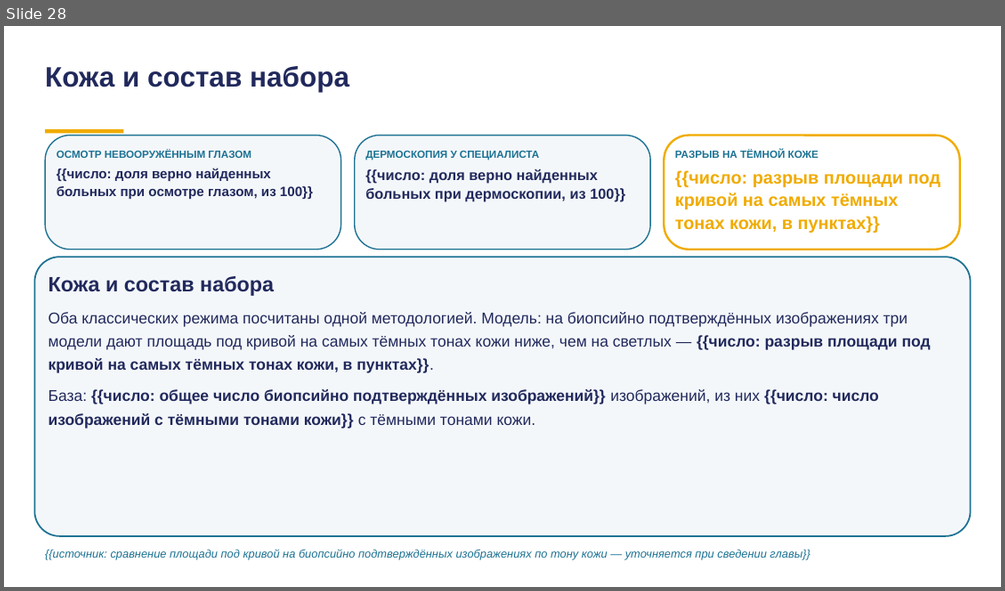
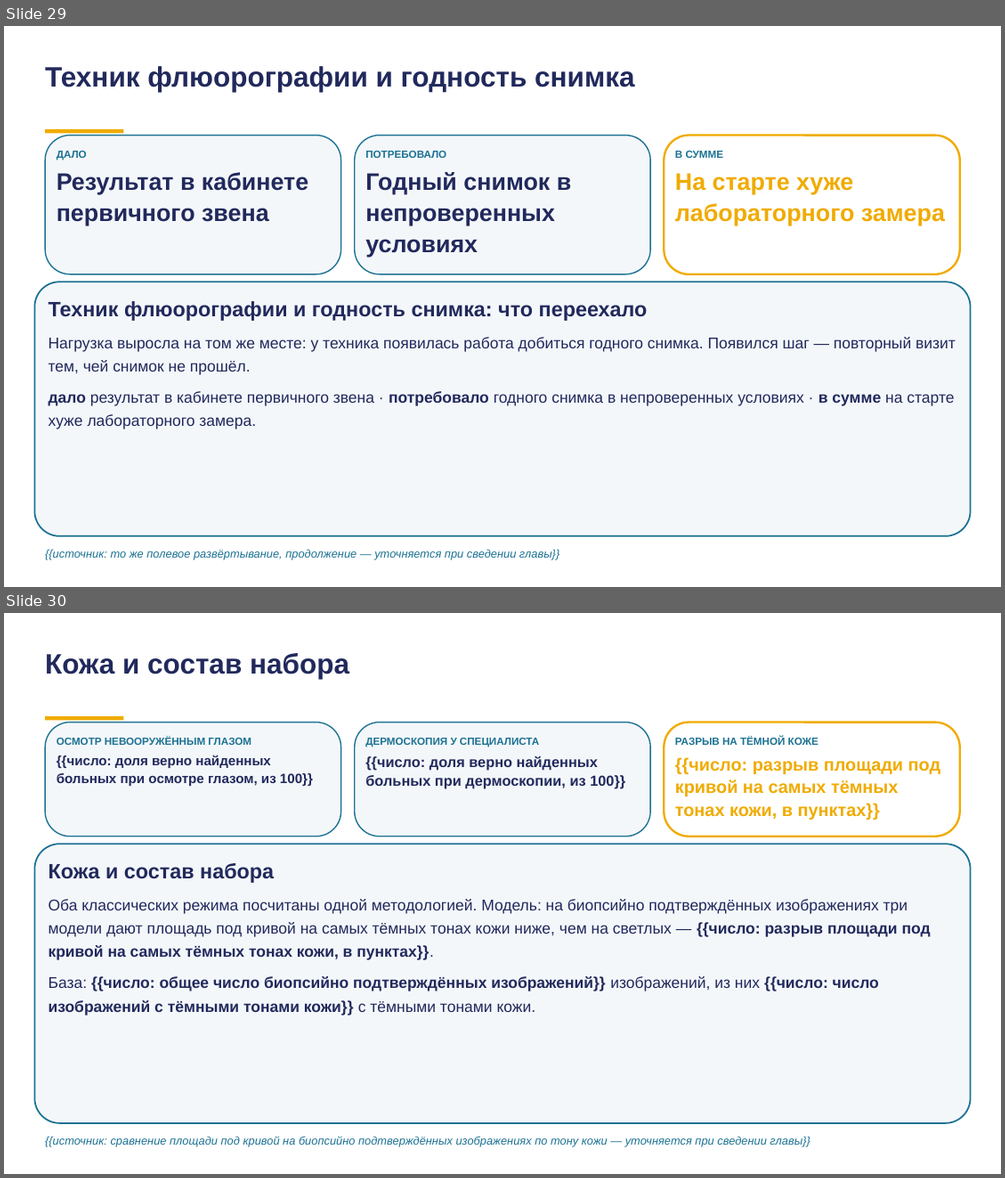
Before and after one commit to tellina-study/AI-usage-lessons, a slide deck: library/lectures/lec-07/rework/deck/lec-07-karkas.pptx. Shown one above the other, each under a label of ours: slide 28 before the commit, slides 29 and 30 after it. The pictures are 1005x591 and 1005x1178 pixels, drawn with LibreOffice and Linux fonts; fonts in the diff are those of the drawing. Boxes give left, top, right and bottom in pixels: in the first picture for what was removed or moved away, otherwise in the second. Text is boxed around its words. In the diff, an @@ line names an element or a change of style, - is before the commit and + after.

```diff
--- a/library/lectures/lec-07/rework/deck/lec-07-karkas.pptx
+++ b/library/lectures/lec-07/rework/deck/lec-07-karkas.pptx
@@ slide 29 added at (4, 26, 1001, 587), background #FFFFFF @@
@@ text added at (45, 66, 634, 92), 27 pt, text #21295C, bold @@
+Техник флюорографии и годность снимка
@@ rectangle added at (45, 129, 123, 134), fill #F0AB00 @@
@@ rounded rectangle added at (45, 135, 341, 274), fill #F4F7FA, outline #1C7293 1.2 pt @@
@@ text added at (57, 151, 87, 160), 10 pt, text #1C7293, bold @@
+ДАЛО
@@ rounded rectangle added at (355, 135, 651, 274), fill #F4F7FA, outline #1C7293 1.2 pt @@
@@ text added at (365, 151, 446, 158), 10 pt, text #1C7293, bold @@
+ПОТРЕБОВАЛО
@@ rounded rectangle added at (664, 135, 961, 274), fill #FFFFFF, outline #F0AB00 2 pt @@
@@ text added at (675, 150, 724, 160), 10 pt, text #1C7293, bold @@
+В СУММЕ
@@ text added at (57, 172, 308, 225), 23 pt, text #21295C, bold @@
+Результат в кабинете первичного звена
@@ text added at (365, 172, 571, 257), 23 pt, text #21295C, bold @@
+Годный снимок в непроверенных условиях
@@ text added at (675, 173, 945, 225), 23 pt, text #F0AB00, bold @@
+На старте хуже лабораторного замера
@@ rounded rectangle added at (34, 281, 971, 536), fill #F4F7FA, outline #1C7293 1.5 pt @@
@@ text added at (48, 301, 955, 429), 15 pt, text #21295C @@
+Техник флюорографии и годность снимка: что переехало
+Нагрузка выросла на том же месте: у техника появилась работа добиться годного снимка. Появился шаг — повторный визит тем, чей снимок не прошёл.
+дало результат в кабинете первичного звена · потребовало годного снимка в непроверенных условиях · в сумме на старте хуже лабораторного замера.
@@ text added at (45, 548, 559, 560), 11 pt, text #1C7293, italic @@
+{{источник: то же полевое развёртывание, продолжение — уточняется при сведении главы}}
@@ what was slide 28 is now slide 30 @@
```
Also in this commit, not shown: 1 other slide added, 37 other files.
